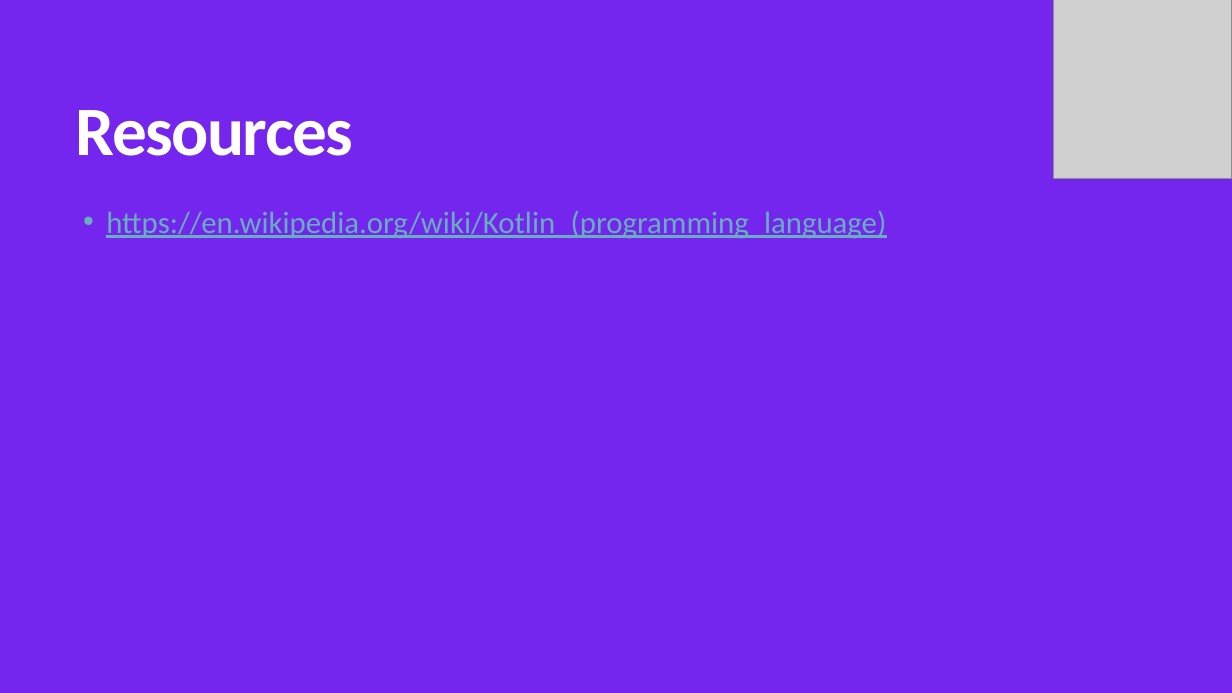
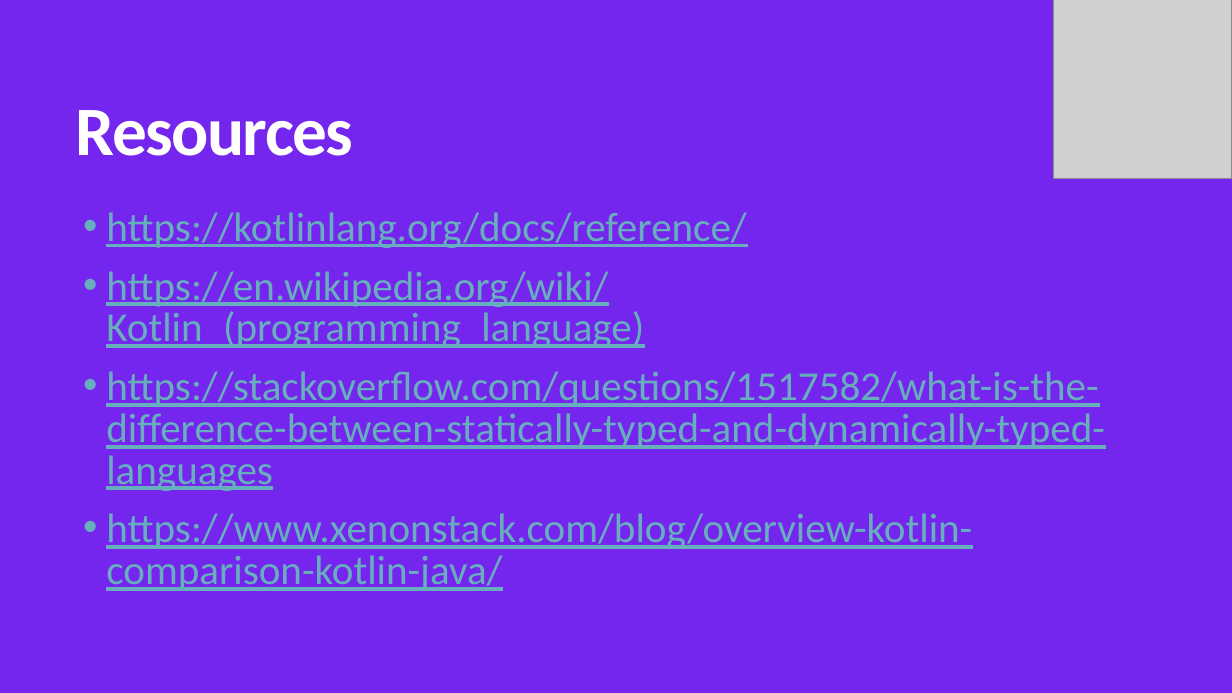
Before and after one commit to MohamedWael/Kotlin-crash-course, a slide deck: slide 23 of kotlin_intro.pptx (slide 6 before the commit). Drawn at 1232x693 pixels with LibreOffice and Linux fonts; fonts in the diff are those of the drawing; grey boxes stand for pictures. Boxes give left, top, right and bottom in pixels: in the first picture for what was removed or moved away, otherwise in the second. Text is boxed around its words. In the diff, an @@ line names an element or a change of style, - is before the commit and + after.

```diff
--- a/kotlin_intro.pptx
+++ b/kotlin_intro.pptx
@@ text at bbox=[106, 212, 746, 248]: paragraph added @@
+• https://kotlinlang.org/docs/reference/
@@ text at bbox=[106, 271, 644, 348]: size 24 to 32 pt in "https://en.wikipedia.org/wiki/Kotlin_(programming_language)" @@
@@ text at bbox=[106, 371, 1105, 591]: paragraphs added @@
+• https://stackoverflow.com/questions/1517582/what-is-the-difference-between-statically-typed-and-dynamically-typed-languages
+• https://www.xenonstack.com/blog/overview-kotlin-comparison-kotlin-java/
```
Also in this commit, not shown: 1 other slide changed, 18 slides added, 1 slide removed, 4 other files.
